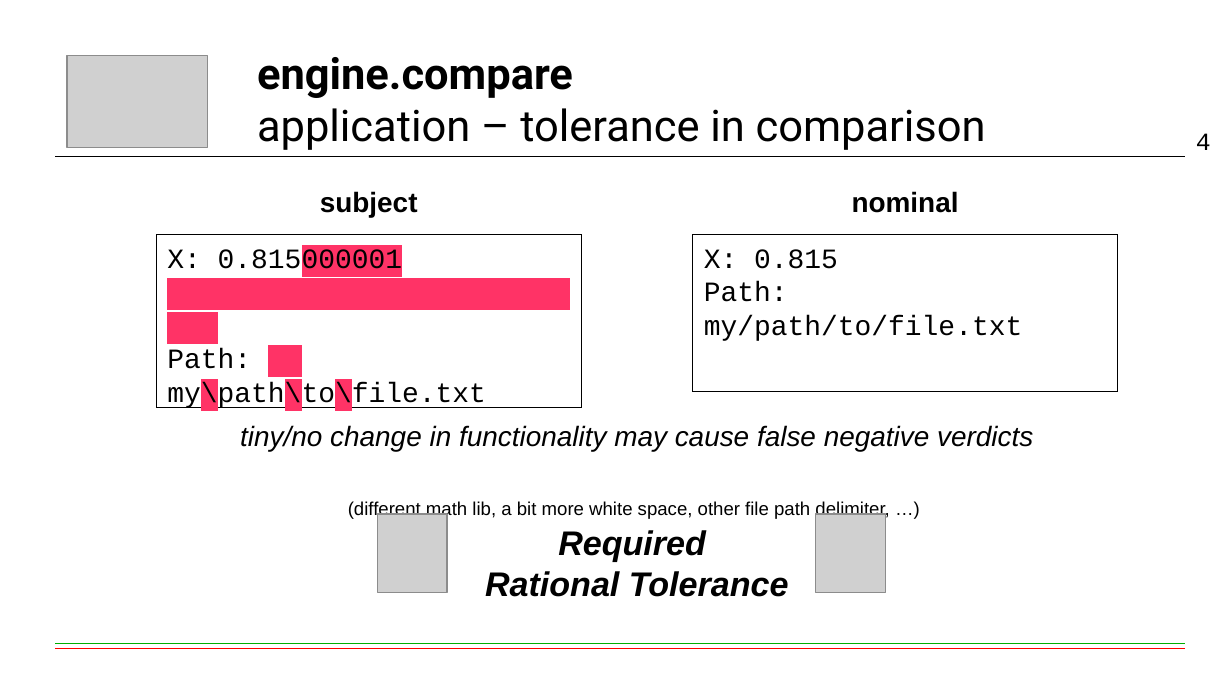
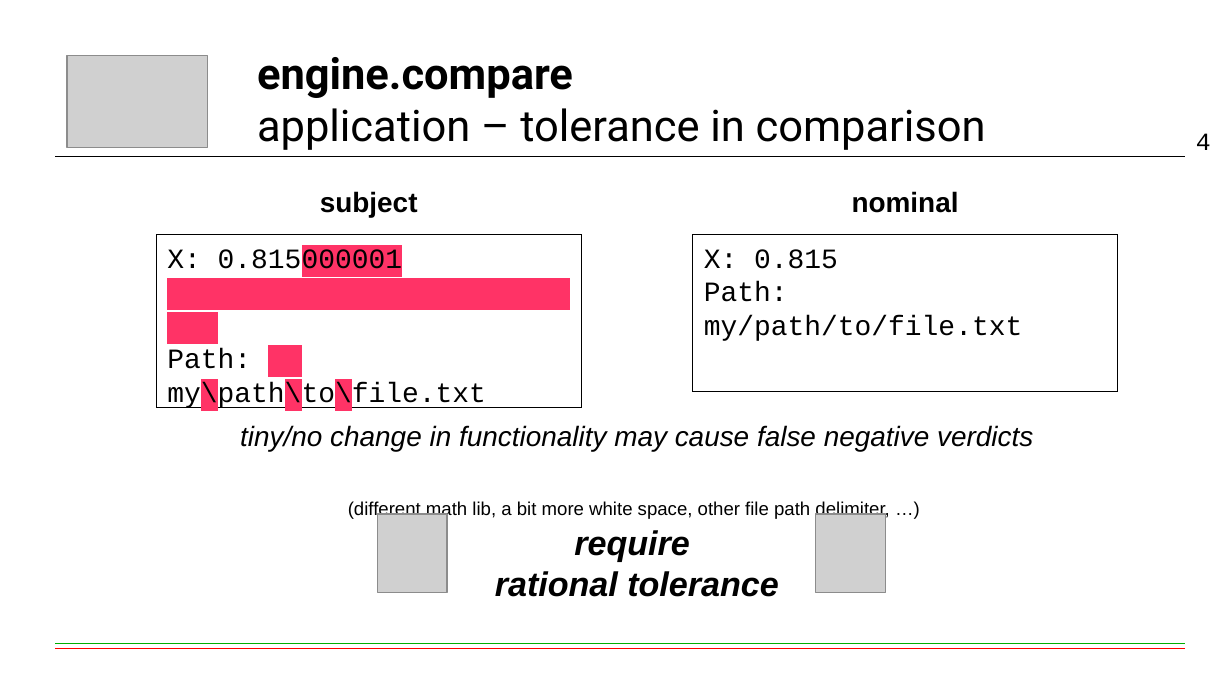
Before and after one commit to fschaef/hwut, a slide deck: slide 4 of engine/compare/api.odp. Drawn at 1232x693 pixels with LibreOffice and Linux fonts; fonts in the diff are those of the drawing; grey boxes stand for pictures. Boxes give left, top, right and bottom in pixels: in the first picture for what was removed or moved away, otherwise in the second. Text is boxed around its words. In the diff, an @@ line names an element or a change of style, - is before the commit and + after.

```diff
--- a/engine/compare/api.odp
+++ b/engine/compare/api.odp
@@ text at [495, 530, 778, 597]: text changed @@
-Required
-Rational Tolerance
+require
+rational tolerance
```
Also in this commit, not shown: 2 other slides changed, 5 slides added, 11 other files.
